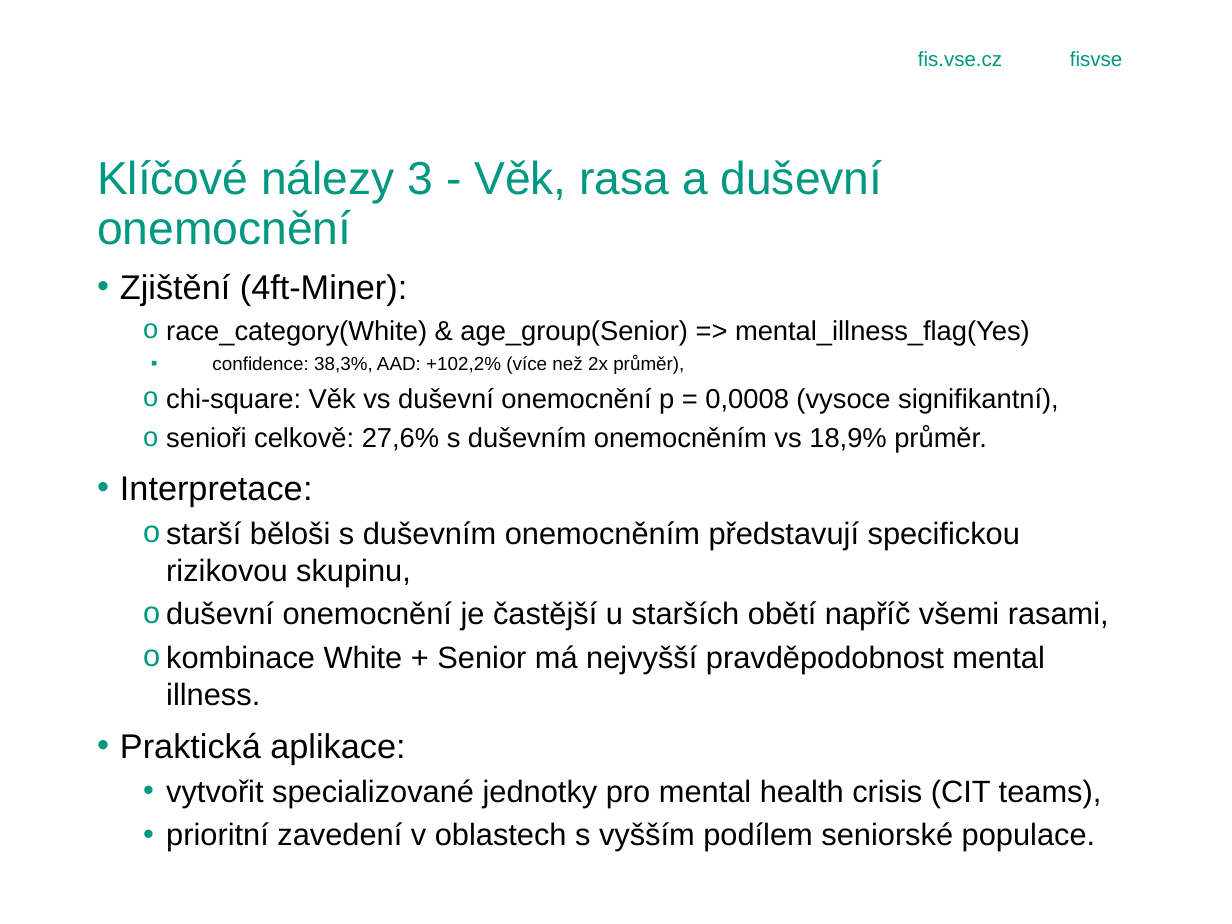
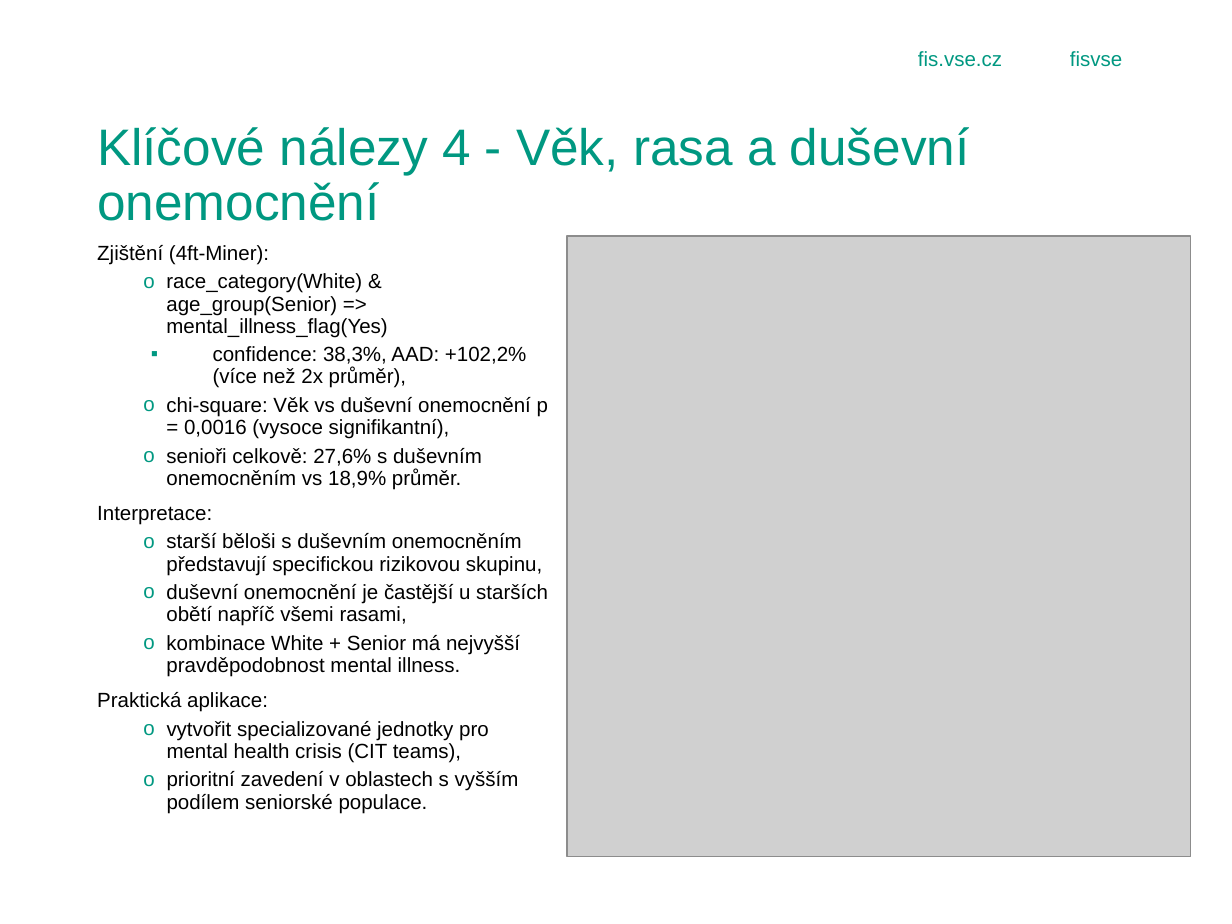
Before and after one commit to Bebicek/4IZ503_gajj02, a slide deck: slide 9 of obhajoba_prezentace.pptx (slide 12 before the commit). Drawn at 1232x924 pixels with LibreOffice and Linux fonts; fonts in the diff are those of the drawing; grey boxes stand for pictures; background and template pictures are left out. Boxes give left, top, right and bottom in pixels: in the first picture for what was removed or moved away, otherwise in the second. Text is boxed around its words. In the diff, an @@ line names an element or a change of style, - is before the commit and + after.

```diff
--- a/obhajoba_prezentace.pptx
+++ b/obhajoba_prezentace.pptx
@@ title "Klíčové nálezy 4 - Věk, ..." at [97,127,970,221]: vertical alignment top to bottom @@
@@ title at [97,127,970,221]: text changed; size 27 to 30 pt @@
-Klíčové nálezy 3 - Věk, rasa a duševní onemocnění
+Klíčové nálezy 4 - Věk, rasa a duševní onemocnění
@@ text "Zjištění (4ft-Miner):": place and size @@
-text "Zjištění (4ft-Miner):" at [120,273,1109,851]
+text "Zjištění (4ft-Miner):" at [97,245,548,814]
@@ picture added at [567,237,1190,857] @@
@@ text at [97,245,548,814]: size 20 to 12 pt in "Zjištění (4ft-Miner):", "Interpretace:", "Praktická aplikace:"; size 16 to 12 pt in "race_category(White) & age_group(Senior) => mental_illness_f ...", "senioři celkově: 27,6% s duševním onemocněním vs ..."; size 11 to 12 pt in "confidence: 38,3%, AAD: +102,2% (více než 2x ..."; size 18 to 12 pt in "starší běloši s duševním onemocněním představují specifickou ...", "duševní onemocnění je častější u starších obětí ...", "kombinace White + Senior má nejvyšší pravděpodobnost ...", "vytvořit specializované jednotky pro mental health crisis ..." and 1 more places; bullet • to none; line spacing 1 to 0.9; bullet • to o @@
@@ text at [166,397,548,439]: text changed; size 16 to 12 pt @@
-  o chi-square: Věk vs duševní onemocnění p = 0,0008 (vysoce signifikantní),
+  o chi-square: Věk vs duševní onemocnění p = 0,0016 (vysoce signifikantní),
```
Also in this commit, not shown: 6 other slides changed, 1 slide added, 4 slides removed.
